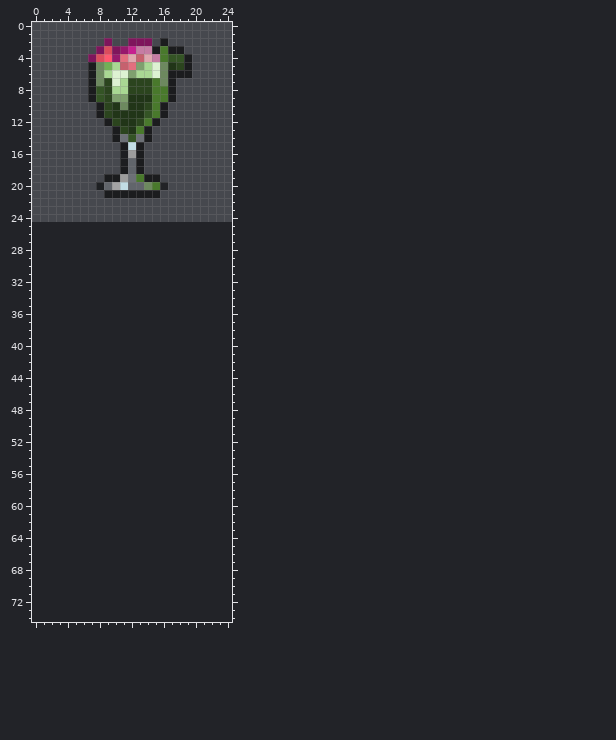
One commit to this sprite sheet: Sources/Modules/FoodModule/Items/ModDrink/GreenStorm.png. Above, as it was before the edit.
The file is 50x50 pixels, drawn in blocks of 2x2; one block is one cell here. Colours within 5 levels of each other are drawn and written as one. The old version is drawn lined up with the new one, on the new canvas.
After the commit:
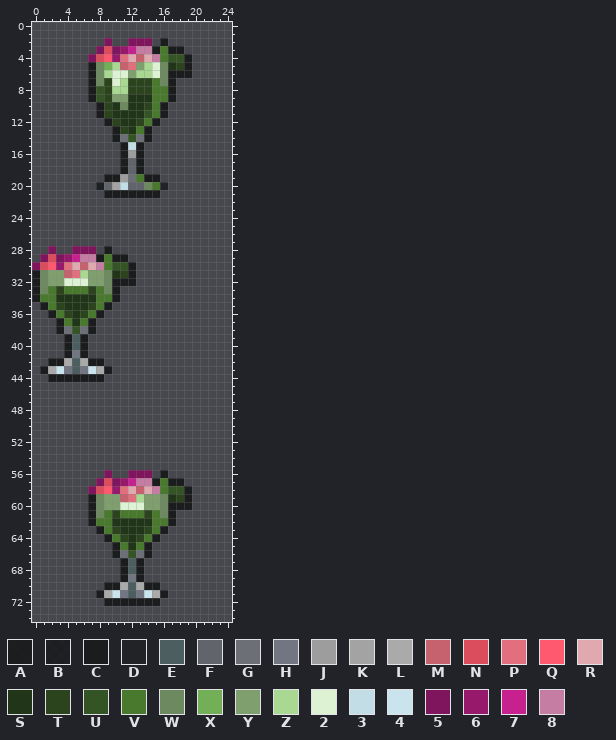
Palette (. is transparent): A #1a1b1dee  B #1a1b1ee5  C #1b1c1e  D #222326  E #4c5e60  F #61656b  G #6c7076  H #717682  J #9d9d9d  K #a3a3a4  L #aaaaaa  M #c6616e  N #db4c5d  P #e26f7e  Q #ff596f  R #e0a8af  S #213518  T #2b441e  U #345425  V #49792c  W #6d895f  X #72af56  Y #7fa06e  Z #a9d893  2 #ddf2d2  3 #c2dde5  4 #c9e4ed  5 #7f155c  6 #96196c  7 #c6218f  8 #c67da4
Edits made:
canvas 25x25 -> 25x75
y 28: x 2 . -> 5; x 5..7 ... -> 555; x 9 . -> C
y 29: x 1..11 ........... -> 5N56788CVCC
y 30: x 0..12 ............. -> 5NQ6PRMR8VUUC
y 31: x 0..12 ............. -> CWYYMPZYYWSTC
y 32: x 0..12 ............. -> CWYY222YYWCCC
y 33: x 0..10 ........... -> CWVTVVVTVWC
y 34: x 0..10 ........... -> CVVSSSSSVVC
y 35: x 1..9 ......... -> CVTSSSTVC
y 36: x 2..8 ....... -> CVTSTVC
y 37: x 3..7 ..... -> CVSVC
y 38: x 3..7 ..... -> CGUGC
y 39..40: x 4..6 ... -> CEC
y 41: x 4..6 ... -> CHC
y 42: x 2..8 ....... -> CCLELCC
y 43: x 1..9 ......... -> CL4HEH4LC
y 44: x 2..8 ....... -> CCCCCCC
y 56: x 9 . -> 5; x 12..14 ... -> 555; x 16 . -> C
y 57: x 8..18 ........... -> 5N56788CVCC
y 58: x 7..19 ............. -> 5NQ6PRMR8VUUC
y 59: x 7..19 ............. -> CWYYMPZYYWSTC
y 60: x 7..19 ............. -> CWYY222YYWCCC
y 61: x 7..17 ........... -> CWVTVVVTVWC
y 62: x 7..17 ........... -> CVVSSSSSVVC
y 63: x 8..16 ......... -> CVTSSSTVC
y 64: x 9..15 ....... -> CVTSTVC
y 65: x 10..14 ..... -> CVSVC
y 66: x 10..14 ..... -> CGUGC
y 67..68: x 11..13 ... -> CEC
y 69: x 11..13 ... -> CHC
y 70: x 9..15 ....... -> CCLELCC
y 71: x 8..16 ......... -> CL4HEH4LC
y 72: x 9..15 ....... -> CCCCCCC
Changed places in both pictures, as pixel boxes (x1, y1, x2, y2):
added: (32, 246, 136, 382)
added: (88, 470, 192, 606)
